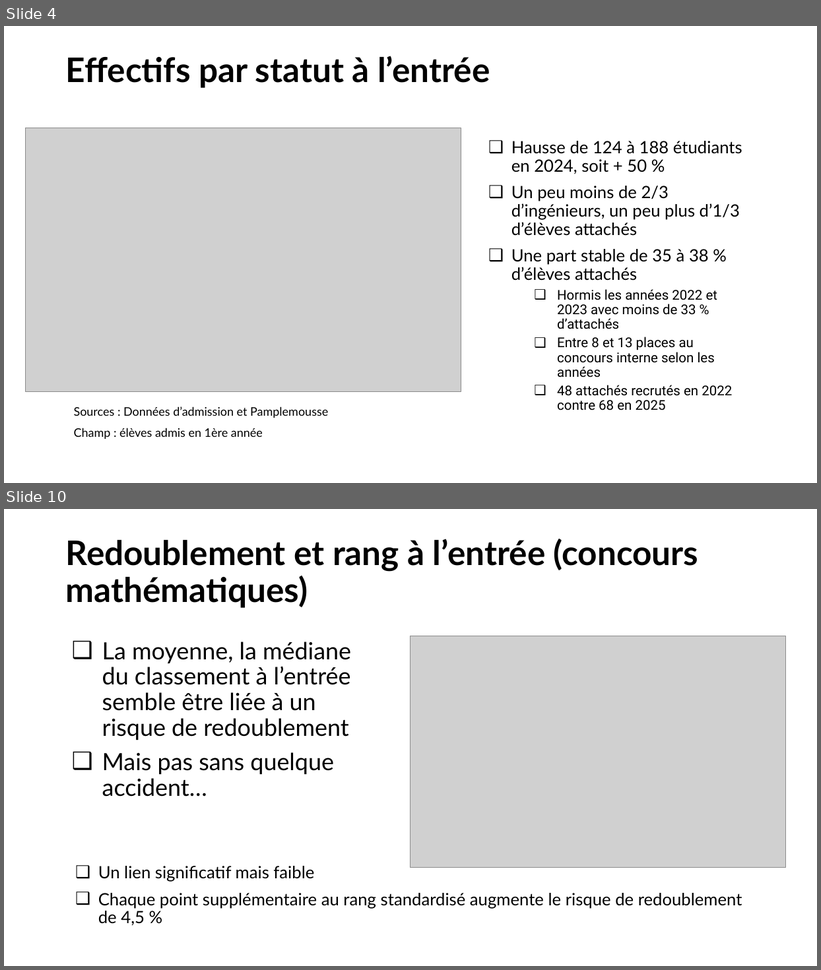
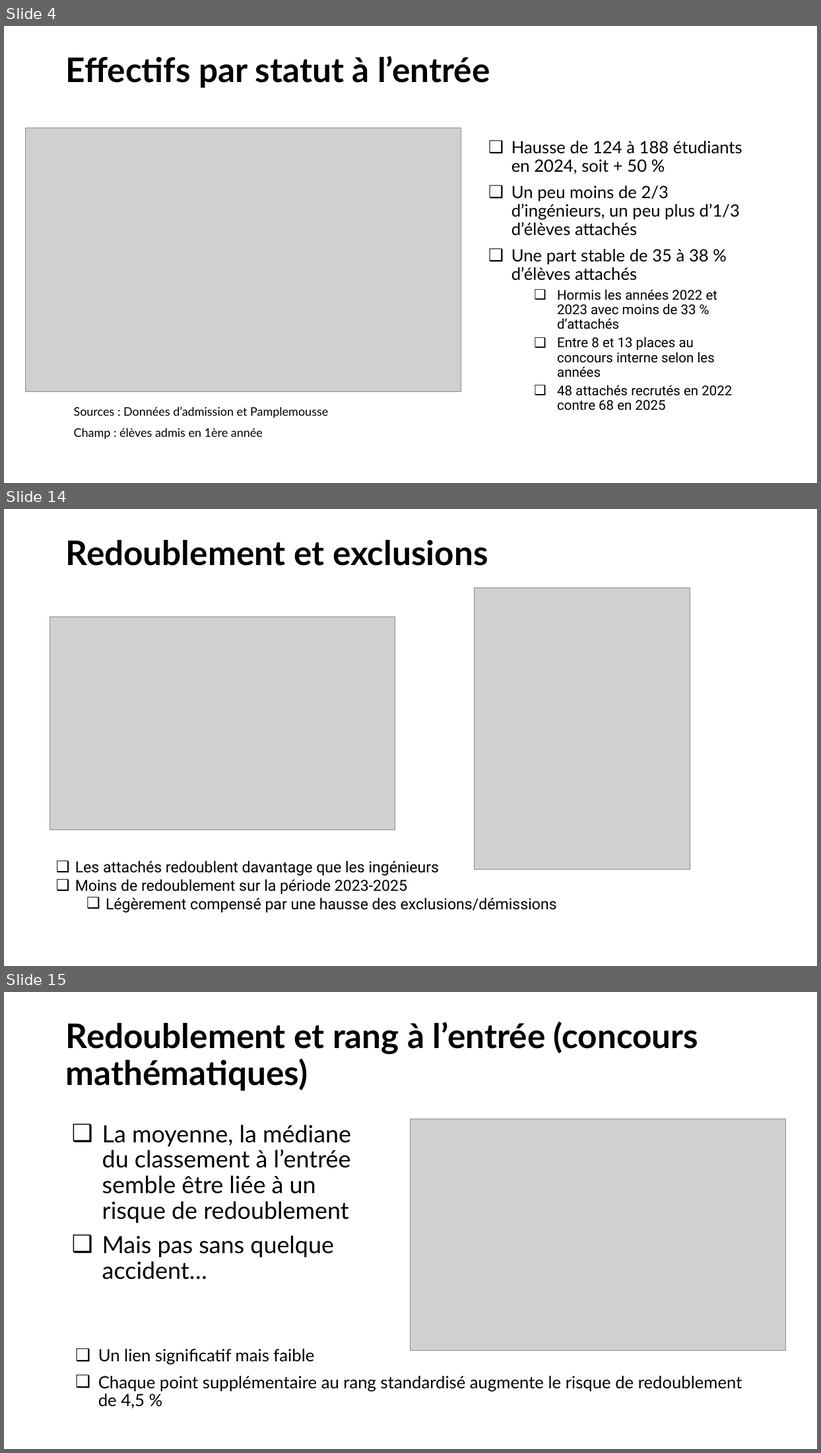
Before and after one commit to chlesieur/analyse_bdd_eleves_ensai, a slide deck: presentation/Presentation_trajectoires_etudiants_ENSAI.pptx. Shown one above the other, each under a label of ours: slides 4 and 10 before the commit, slides 4, 14 and 15 after it; the slides between them are not shown. The pictures are 821x970 and 821x1453 pixels, drawn with LibreOffice and Linux fonts; fonts in the diff are those of the drawing; grey boxes stand for pictures; background and template pictures are left out. Boxes give left, top, right and bottom in pixels: in the first picture for what was removed or moved away, otherwise in the second. Text is boxed around its words. In the diff, an @@ line names an element or a change of style, - is before the commit and + after.

```diff
--- a/presentation/Presentation_trajectoires_etudiants_ENSAI.pptx
+++ b/presentation/Presentation_trajectoires_etudiants_ENSAI.pptx
@@ slide 14 added at (4, 509, 817, 966), background picture (left out) @@
@@ title added at (66, 540, 488, 566), 40 pt, text #000000, bold @@
+Redoublement et exclusions
@@ picture added at (475, 588, 691, 870) @@
@@ picture added at (50, 617, 395, 830) @@
@@ text added at (75, 861, 557, 913), 18 pt, text #000000 @@
+❑ Les attachés redoublent davantage que les ingénieurs
+❑ Moins de redoublement sur la période 2023-2025
+  ❑ Légèrement compensé par une hausse des exclusions/démissions
@@ what was slide 10 is now slide 15 @@
```
Also in this commit, not shown: 9 slides changed, 5 other slides added, 9 other files.
